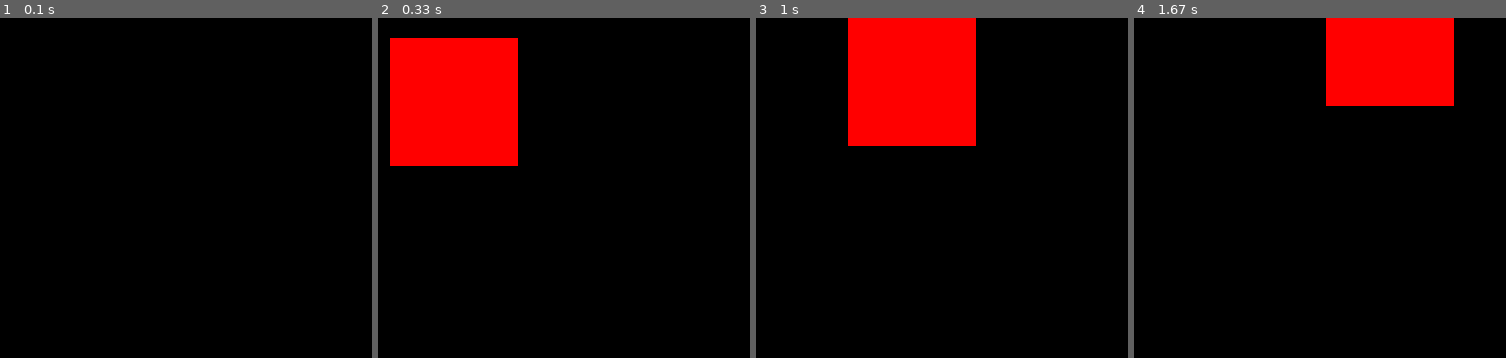
Above: before the commit, frames 1-4 (left to right).
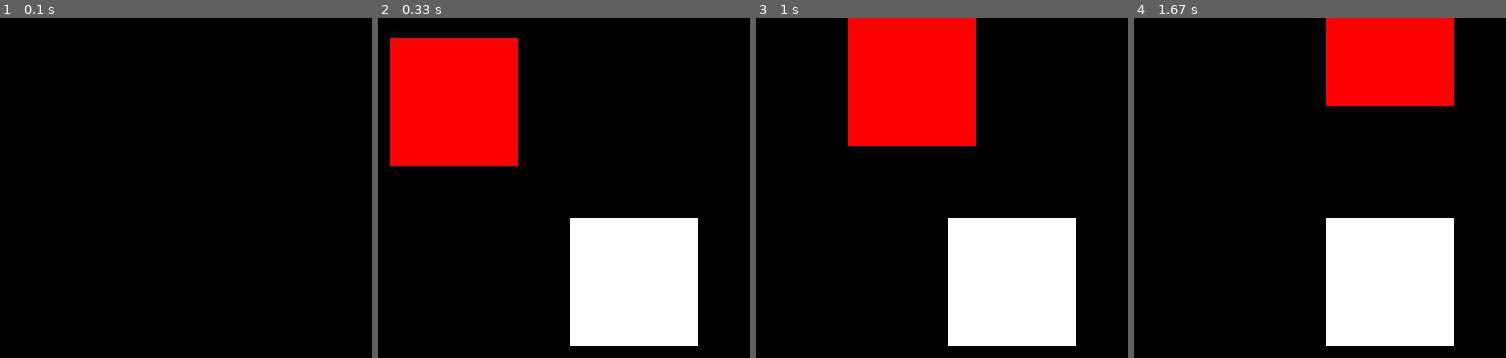
Above: after the commit, the same moments.

Repository: benedekhalaj/pygame-roguelike
Game: pygame game, started from play.py
Same seed, same stepped clock (60 frames per second), same inputs: the game is played once before the commit and once after it.
Inputs:
- Up to frame 1 (0.1 s): no input
- Up to frame 2 (0.33 s): no input
- Up to frame 3 (1 s): hold Right 0.33-0.8 s; hold Up from 0.83 s (still down)
- Up to frame 4 (1.67 s): release Up at 1.13 s; hold Right 1.17-1.63 s

Frame 1 is identical in both runs. In frame 2, 13% of the frame differs, in the area x 51-87%, y 58-97%; in frame 3, 13%; in frame 4, 13%.

Commit message:
- Global: Replace Board with Item/Items (Model, Controller) - Items Model/Controller: Add white rectangle

Diff:
--- a/controller/board_controller.py
+++ /dev/null
@@ -1,2 +0,0 @@
-from model.board import board
-from view import terminal as view
--- /dev/null
+++ b/controller/item_controller.py
@@ -0,0 +1,6 @@
+from model.items import items
+from view import terminal as view
+
+
+def get_white_rectangle():
+    return items.create_rectangle(view.WHITE, (100, 100, 64, 64))
--- a/controller/main_controller.py
+++ b/controller/main_controller.py
@@ -1,5 +1,5 @@
 from view import terminal as view
-from controller import board_controller, npc_controller, player_controller
+from controller import item_controller, npc_controller, player_controller
 import pygame
 
 
@@ -12,22 +12,21 @@
 
 def set_pygame_settings(run):
     pygame.time.delay(100)
-
     for event in pygame.event.get():
         if event.type == pygame.QUIT:
             run = False
-
     return run
 
 
 def main():
     window = init_pygame()
     player = player_controller.get_player()
+    white_rectangle = item_controller.get_white_rectangle()
 
     run = True
     while run:
         run = set_pygame_settings(run)
         player_controller.control_player(player)
-        view.display_screen(window, player)
+        view.display_screen(window, player, white_rectangle)
 
     pygame.quit()
--- a/controller/player_controller.py
+++ b/controller/player_controller.py
@@ -4,7 +4,7 @@
 
 
 def get_player():
-    return player.create_player()
+    return player.create_player(view.RED)
 
 
 def control_player(player):
--- a/model/board/board.py
+++ /dev/null
@@ -1 +0,0 @@
-from model import data_manager, util
--- /dev/null
+++ b/model/items/items.py
@@ -0,0 +1,11 @@
+from model import data_manager, util
+
+
+def create_rectangle(color, position):
+    return {
+        "color": color,
+        "x": position[0],
+        "y": position[1],
+        "width": position[2],
+        "height": position[3]
+    }
--- a/model/player/player.py
+++ b/model/player/player.py
@@ -1,13 +1,14 @@
 from model import data_manager, util
 
 
-def create_player():
+def create_player(color):
     """Creates a player dictionary with attributes:
     name, x, y, width, height, velocity
 
     Returns: dictionary"""
     return {
         "name": 'Nick',
+        "color": color,
         "x": 10,
         "y": 10,
         "width": 64,
--- a/view/terminal.py
+++ b/view/terminal.py
@@ -4,6 +4,7 @@
 SCREEN_HEIGHT = 500
 
 BLACK = (0, 0, 0)
+WHITE = (255, 255, 255)
 RED = (255, 0, 0)
 
 
@@ -20,7 +21,8 @@
     return pygame.key.get_pressed()
 
 
-def display_screen(window, player):
+def display_screen(window, *entities):
     window.fill(BLACK)
-    pygame.draw.rect(window, RED, (player['x'], player['y'], player['width'], player['height']))
+    for entity in entities:
+        pygame.draw.rect(window, entity['color'], (entity['x'], entity['y'], entity['width'], entity['height']))
     pygame.display.update()
